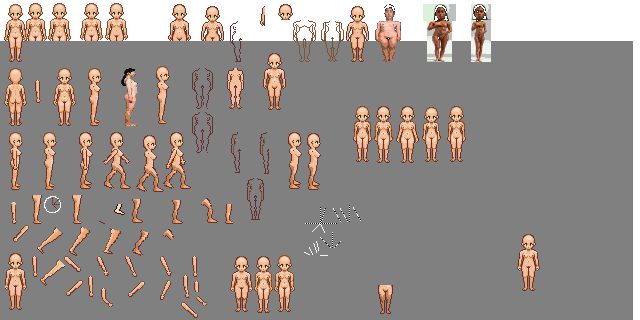
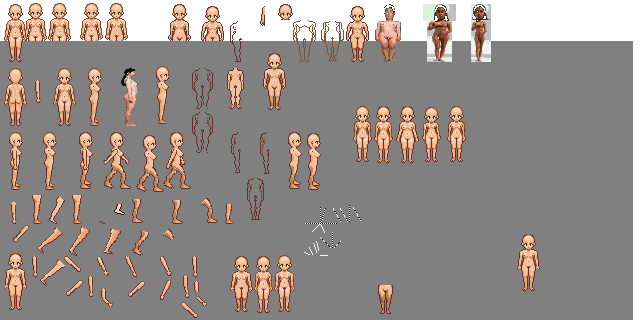
Revision of a layered w=640, h=320 image; what changed, layer by layer:
painted on "woman_body" over [44, 196, 65, 224]
